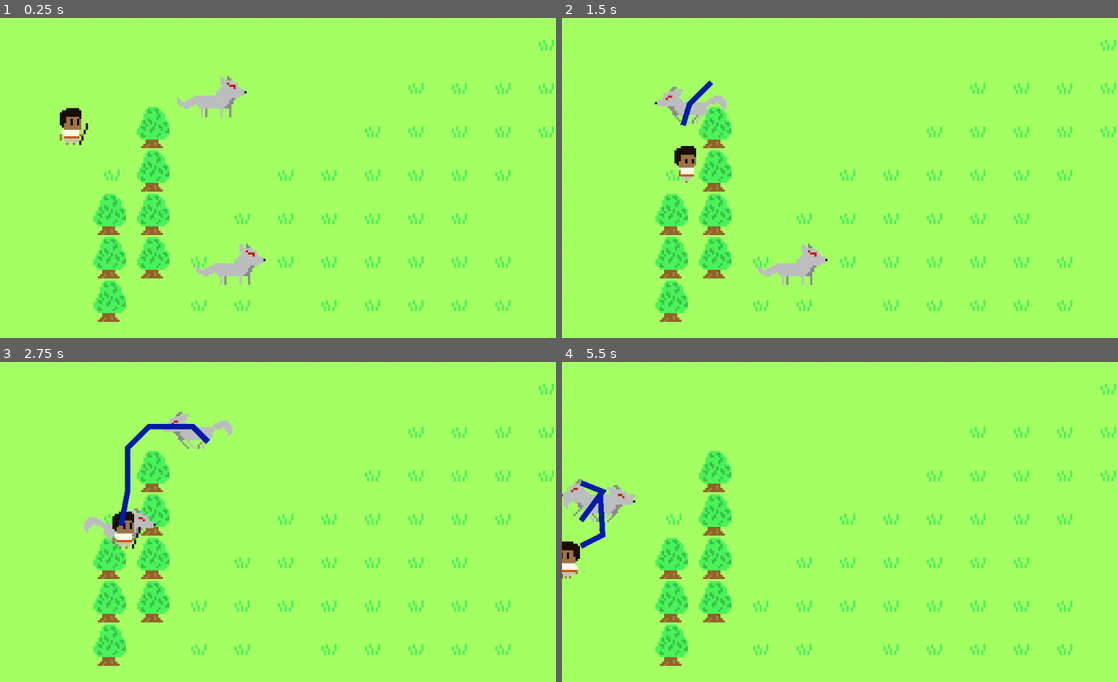
Above: before the commit, frames 1-4 (two rows, left to right).
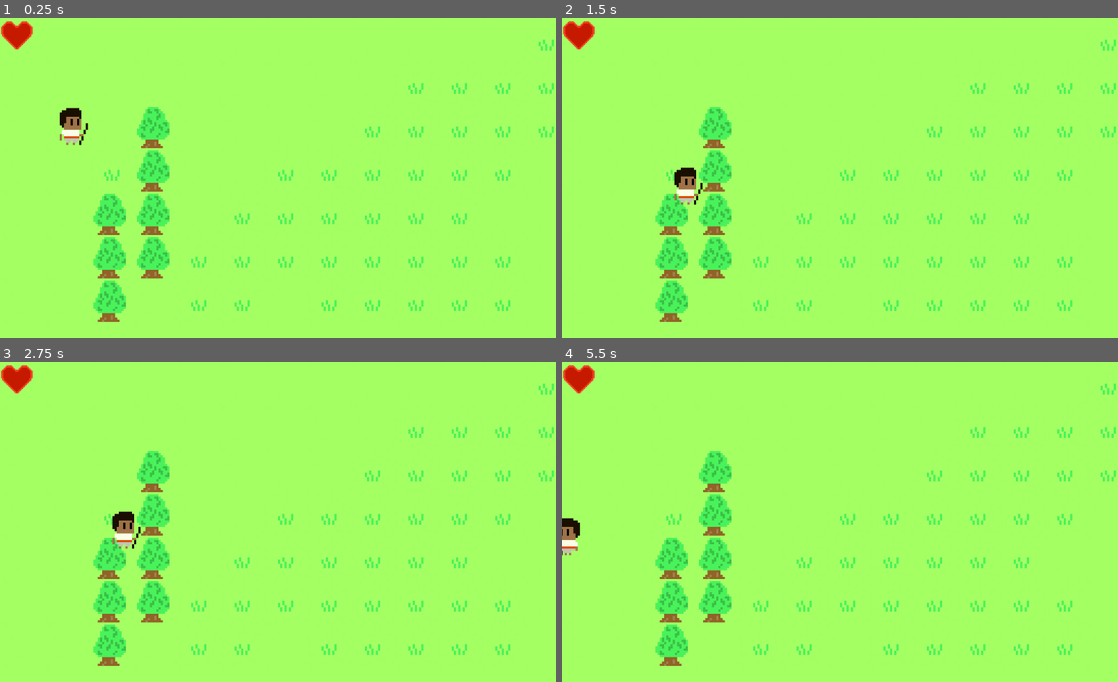
Above: after the commit, the same moments.

Repository: VitorDiasBode/Ludum-Dare-46
Game: Godot game, scene res://Test_Level.tscn
The game is run twice, just before and just after one commit, with the same random seed, the same clock (stepped at 60 frames per second) and the same inputs.
Inputs:
- Up to frame 1 (0.25 s): no input
- Up to frame 2 (1.5 s): tap Enter at 0.5 s; hold D (move_right) 0.53-1.28 s; hold Shift (run, bound only after the commit) 0.53-1.28 s; hold S (move_down) from 1.28 s (still down); tap Shift (run, bound only after the commit) at 1.35 s
- Up to frame 3 (2.75 s): release S (move_down) at 2.03 s; hold D (move_right) from 2.03 s (still down); hold Shift (run, bound only after the commit) from 2.03 s (still down)
- Up to frame 4 (5.5 s): release D (move_right) at 2.78 s; release Shift (run, bound only after the commit) at 2.78 s; hold W (move_up) 2.78-3.53 s; tap Shift (run, bound only after the commit) at 2.85, 4.35 s; hold Shift (run, bound only after the commit) 3.53-4.28 s; hold A (move_left) 3.53-5.03 s; hold S (move_down) from 5.03 s (still down); hold Shift (run, bound only after the commit) from 5.03 s (still down)

The runs differ from the first frame. In frame 1, 1.6% of the frame differs, in the area x 0-48%, y 0-84%; in frame 2, 2.3%; in frame 3, 1.8%; in frame 4, 2.0%.

Commit message:
Energy bar added

Diff:
--- a/Enemies/Wolf/Wolf.gd
+++ b/Enemies/Wolf/Wolf.gd
@@ -36,6 +36,5 @@
 
 func _on_Timer_timeout():
 	path = get_parent().get_node("Navigation2D").get_simple_path( global_position, player.global_position, false)
-	$Node/Line2D.points = path
 	path.remove(0)
 	state = "seek"
--- a/Enemies/Wolf/Wolf.tscn
+++ b/Enemies/Wolf/Wolf.tscn
@@ -56,11 +56,5 @@
 
 [node name="Timer" type="Timer" parent="."]
 wait_time = 0.2
-
-[node name="Node" type="Node" parent="."]
-
-[node name="Line2D" type="Line2D" parent="Node"]
-position = Vector2( -5.14563, -41.1652 )
-default_color = Color( 0, 0.109804, 0.654902, 1 )
 [connection signal="body_entered" from="Area2D" to="." method="_on_Area2D_body_entered"]
 [connection signal="timeout" from="Timer" to="." method="_on_Timer_timeout"]
--- a/Player/Player.gd
+++ b/Player/Player.gd
@@ -3,25 +3,50 @@
 var energy = 100.0
 
 var velocity = Vector2()
-var speed = 350
+var speed = 0
+var max_speed = 350
 var look_direction = 1
+var state = "run"
 
 func _physics_process(delta):
 	if Input.is_action_pressed("move_up"):
 		velocity = Vector2.UP
+		state = "walk"
 	elif Input.is_action_pressed("move_down"):
 		velocity = Vector2.DOWN
+		state = "walk"
 	elif Input.is_action_pressed("move_left"):
 		velocity = Vector2.LEFT
+		state = "walk"
 		look_direction = -1
 	elif Input.is_action_pressed("move_right"):
 		velocity = Vector2.RIGHT
+		state = "walk"
 		look_direction = 1
 	else:
 		velocity = Vector2()
+		state = "idle"
+
+	if Input.is_action_pressed("run") and velocity != Vector2():
+		state = "run"
 
 	velocity = move_and_slide(velocity*speed)
 	set_animation()
+
+	print(speed)
+
+	if state == "idle":
+		speed = lerp(speed, 0, 0.5)
+
+	elif state == "walk":
+		$Interface/EnergyBar.value -= delta
+		speed = lerp(speed, max_speed, 0.06)
+	elif state == "run":
+		$Interface/EnergyBar.value -= delta*2
+		speed = lerp(speed, max_speed+400, 0.6)
+	if $Interface/EnergyBar.value <= 0:
+		get_tree().reload_current_scene()
+
 
 
 func set_animation() -> void:
--- a/Player/Player.tscn
+++ b/Player/Player.tscn
@@ -7,6 +7,9 @@
 [ext_resource path="res://Player/Animations/player_5.png" type="Texture" id=5]
 [ext_resource path="res://Player/Animations/player_1.png" type="Texture" id=6]
 [ext_resource path="res://Player/Animations/player_2.png" type="Texture" id=7]
+[ext_resource path="res://Player/Interface/Heart2.png" type="Texture" id=8]
+[ext_resource path="res://Player/Interface/Heart1.png" type="Texture" id=9]
+[ext_resource path="res://Player/Interface/Heart0.png" type="Texture" id=10]
 
 [sub_resource type="RectangleShape2D" id=1]
 extents = Vector2( 5, 2 )
@@ -40,3 +43,19 @@
 animation = "walk"
 frame = 2
 playing = true
+
+[node name="Interface" type="CanvasLayer" parent="."]
+
+[node name="EnergyBar" type="TextureProgress" parent="Interface"]
+margin_right = 64.0
+margin_bottom = 64.0
+max_value = 100.0
+step = 0.0
+value = 100.0
+texture_under = ExtResource( 9 )
+texture_over = ExtResource( 8 )
+texture_progress = ExtResource( 10 )
+fill_mode = 3
+__meta__ = {
+"_edit_use_anchors_": false
+}
--- a/Test_Level.tscn
+++ b/Test_Level.tscn
@@ -1,8 +1,7 @@
-[gd_scene load_steps=4 format=2]
+[gd_scene load_steps=3 format=2]
 
 [ext_resource path="res://Player/Player.tscn" type="PackedScene" id=1]
 [ext_resource path="res://Scenery/TileMap/TileSet.res" type="TileSet" id=2]
-[ext_resource path="res://Enemies/Wolf/Wolf.tscn" type="PackedScene" id=3]
 
 [node name="World" type="Node2D"]
 
@@ -15,11 +14,5 @@
 format = 1
 tile_data = PoolIntArray( -1, 7, 0, -65536, 7, 0, -65535, 7, 0, -65534, 7, 0, -65533, 7, 0, -65532, 7, 0, -65531, 7, 0, …(1922 unchanged characters)…
 
-[node name="Wolf" parent="." instance=ExtResource( 3 )]
-position = Vector2( 395.332, 187.844 )
-
-[node name="Wolf2" parent="." instance=ExtResource( 3 )]
-position = Vector2( 430.332, 496.845 )
-
 [node name="Player" parent="." instance=ExtResource( 1 )]
 position = Vector2( 131.368, 233.271 )
--- a/project.godot
+++ b/project.godot
@@ -41,6 +41,12 @@
 "events": [ Object(InputEventKey,"resource_local_to_scene":false,"resource_name":"","device":0,"alt":false,"shift":false,"control":false,"meta":false,"command":false,"pressed":false,"scancode":83,"unicode":0,"echo":false,"script":null)
  ]
 }
+run={
+"deadzone": 0.5,
+"events": [ Object(InputEventKey,"resource_local_to_scene":false,"resource_name":"","device":0,"alt":false,"shift":false,"control":false,"meta":false,"command":false,"pressed":false,"scancode":16777237,"unicode":0,"echo":false,"script":null)
+, Object(InputEventKey,"resource_local_to_scene":false,"resource_name":"","device":0,"alt":false,"shift":false,"control":false,"meta":false,"command":false,"pressed":false,"scancode":32,"unicode":0,"echo":false,"script":null)
+ ]
+}
 
 [rendering]
 
Binary file added: Player/Interface/Heart0.png
Not shown, added: Player/Interface/Heart0.png.import
Binary file added: Player/Interface/Heart1.png
Not shown, added: Player/Interface/Heart1.png.import
Binary file added: Player/Interface/Heart2.png
Not shown, added: Player/Interface/Heart2.png.import
Not shown: 1 places in Player/Player.tscn that only renumber resources
